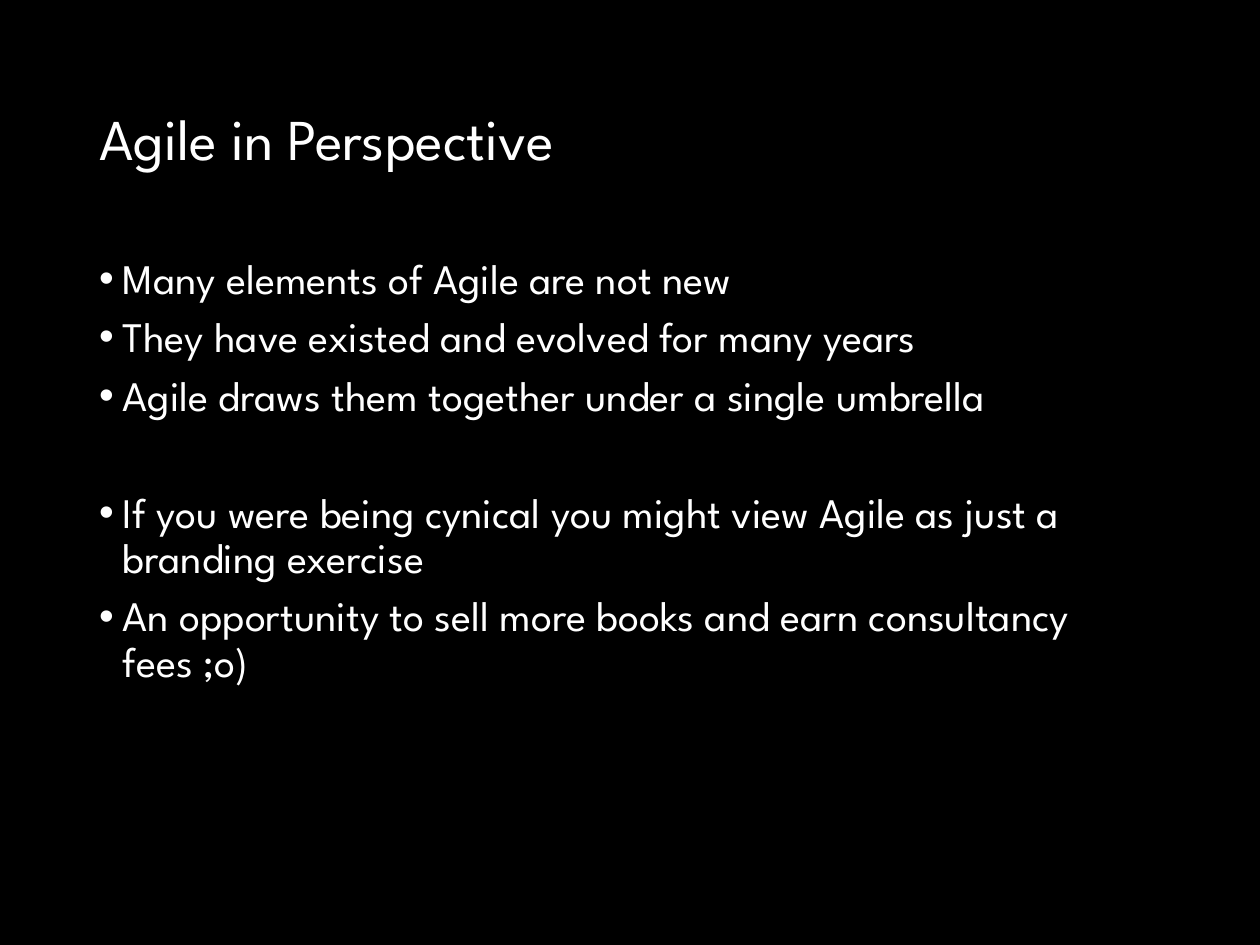
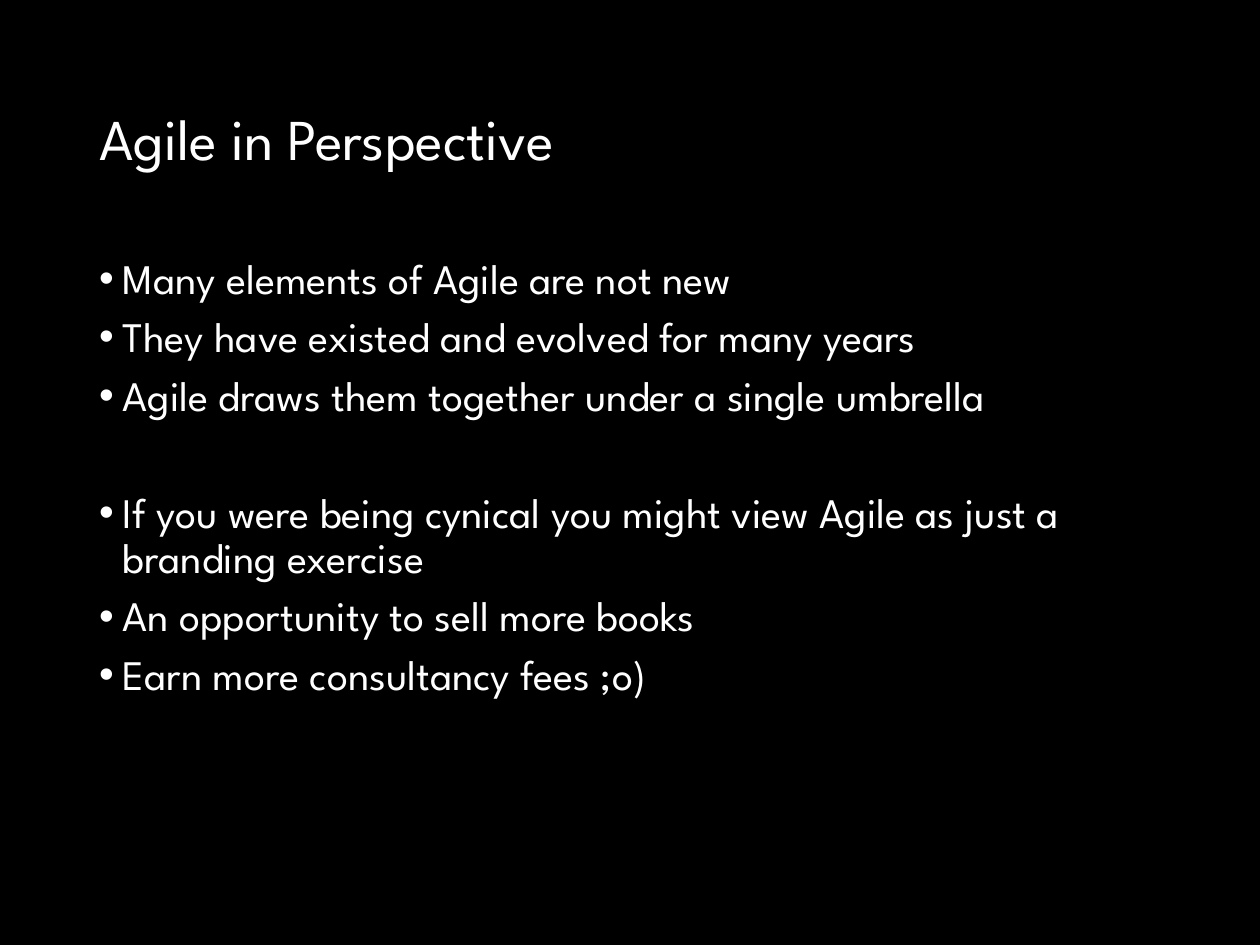
Before and after one commit to fossabot/SPE2018, a slide deck: slide 9 of Lecture Slides/04 Agile.pptx. Drawn at 1260x945 pixels with LibreOffice and Linux fonts; fonts in the diff are those of the drawing. Boxes give left, top, right and bottom in pixels: in the first picture for what was removed or moved away, otherwise in the second. Text is boxed around its words. In the diff, an @@ line names an element or a change of style, - is before the commit and + after.

```diff
--- a/Lecture Slides/04 Agile.pptx
+++ b/Lecture Slides/04 Agile.pptx
@@ text at bbox=[123, 602, 694, 699]: text changed @@
-• An opportunity to sell more books and earn consultancy fees ;o)
+• An opportunity to sell more books
+• Earn more consultancy fees ;o)
```
Also in this commit, not shown: 16 other slides changed.
